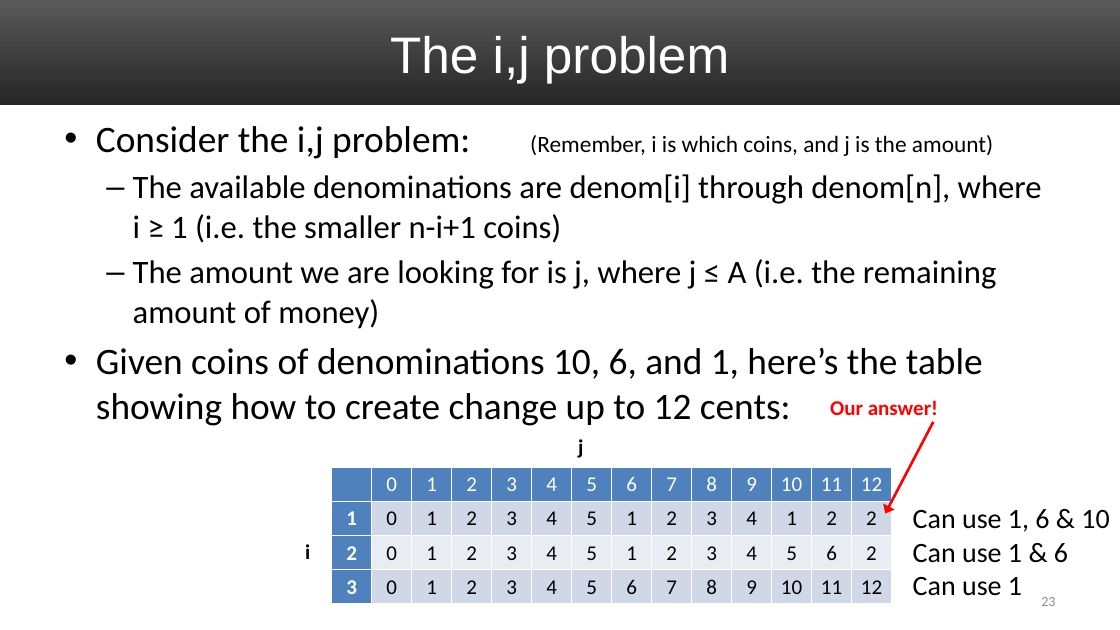
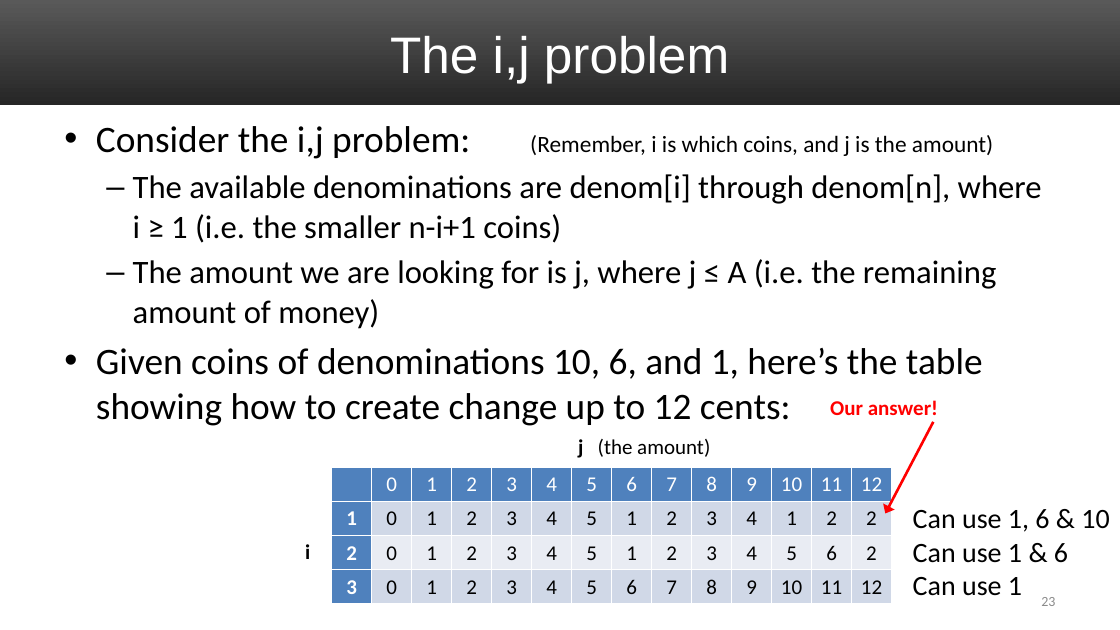
Before and after one commit to uva-cs/cs4102-f21, a slide deck: slide 23 of slides/DP_Greedy_coinChange.pptx. Drawn at 1120x630 pixels with LibreOffice and Linux fonts; fonts in the diff are those of the drawing. Boxes give left, top, right and bottom in pixels: in the first picture for what was removed or moved away, otherwise in the second. Text is boxed around its words. In the diff, an @@ line names an element or a change of style, - is before the commit and + after.

```diff
--- a/slides/DP_Greedy_coinChange.pptx
+++ b/slides/DP_Greedy_coinChange.pptx
@@ text at [578,439,710,458]: text changed; bold off @@
-j
+j (the amount)
```
Also in this commit, not shown: 2 other slides changed.
